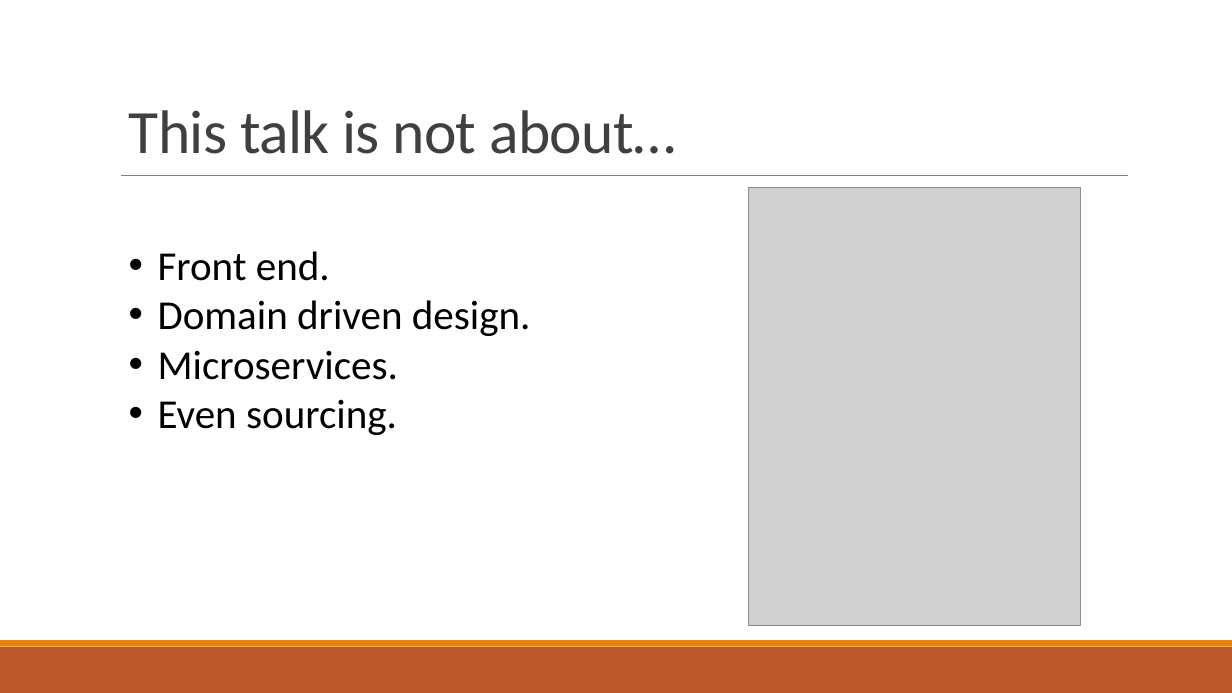
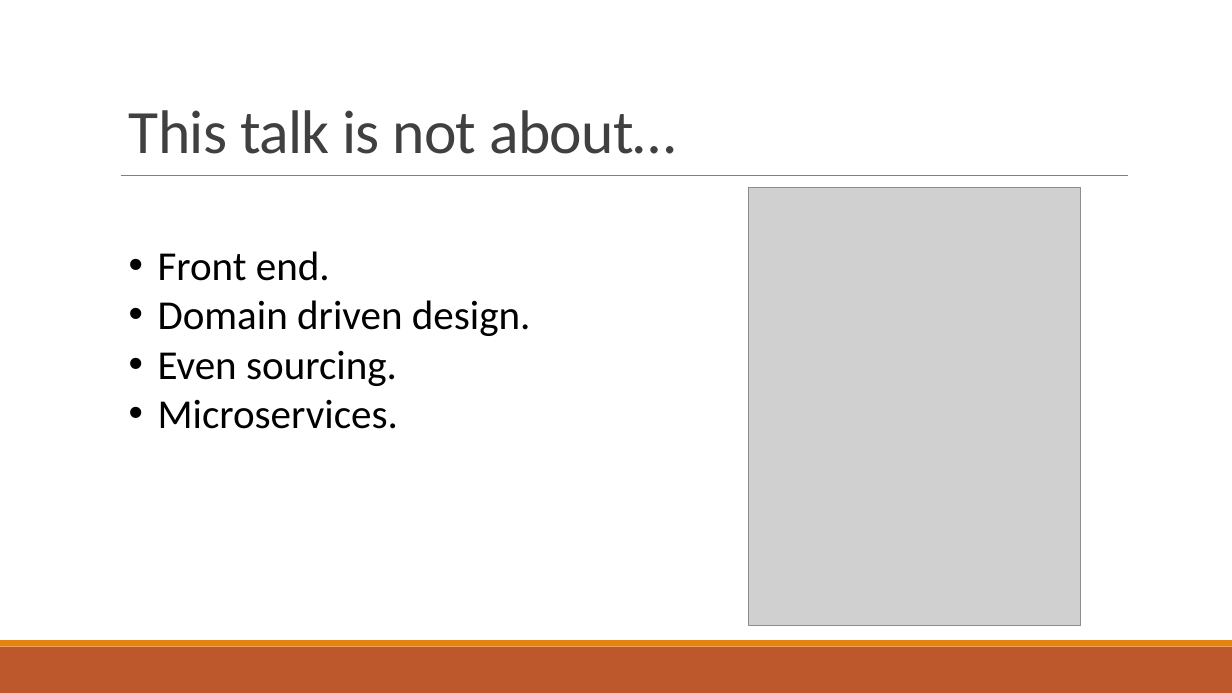
Before and after one commit to nguyentanphu/FlirtingApp, a slide deck: slide 2 of Introduction_to_clean_architecture.pptx. Drawn at 1232x693 pixels with LibreOffice and Linux fonts; fonts in the diff are those of the drawing; grey boxes stand for pictures. Boxes give left, top, right and bottom in pixels: in the first picture for what was removed or moved away, otherwise in the second. Text is boxed around its words. In the diff, an @@ line names an element or a change of style, - is before the commit and + after.

```diff
--- a/Introduction_to_clean_architecture.pptx
+++ b/Introduction_to_clean_architecture.pptx
@@ text at [158, 351, 397, 386]: paragraph added @@
+• Even sourcing.
@@ text at [158, 400, 397, 435]: paragraph removed @@
-• Even sourcing.
```
Also in this commit, not shown: 2 other slides changed, 11 slides added, 4 other files.
